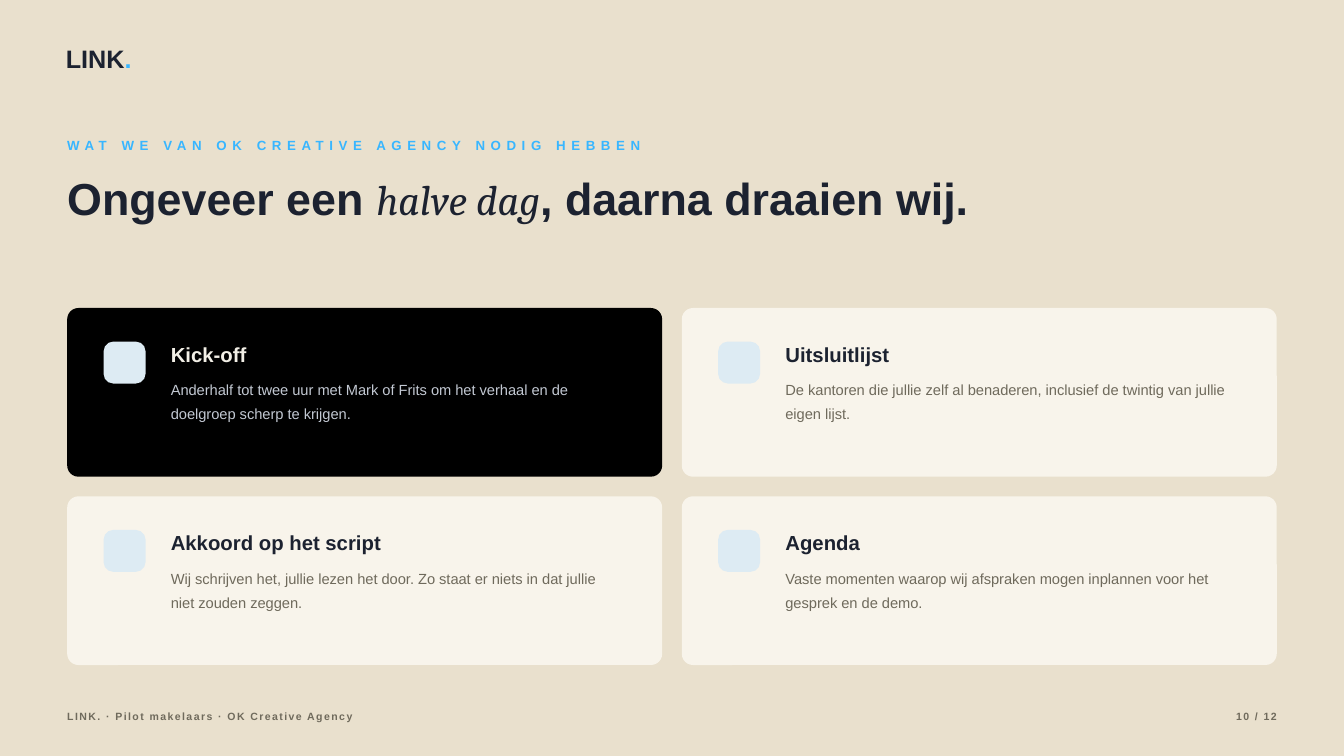
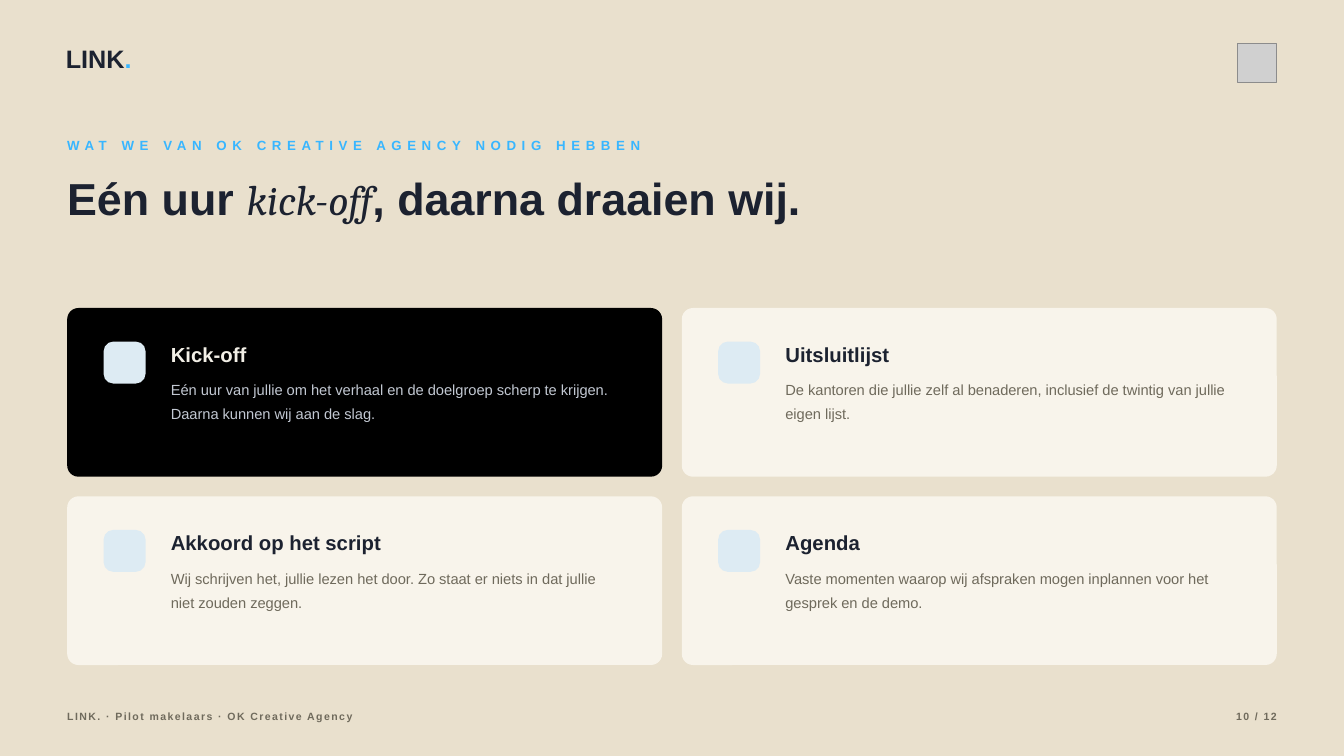
Before and after one commit to hens-lang/Test, a slide deck: slide 10 of output/LINK. pilotvoorstel OK Creative Agency.pptx. Drawn at 1344x756 pixels with LibreOffice and Linux fonts; fonts in the diff are those of the drawing; grey boxes stand for pictures; background and template pictures are left out. Boxes give left, top, right and bottom in pixels: in the first picture for what was removed or moved away, otherwise in the second. Text is boxed around its words. In the diff, an @@ line names an element or a change of style, - is before the commit and + after.

```diff
--- a/output/LINK. pilotvoorstel OK Creative Agency.pptx
+++ b/output/LINK. pilotvoorstel OK Creative Agency.pptx
@@ picture added at (1238, 43, 1277, 83) @@
@@ text at (67, 182, 800, 224): text changed @@
-Ongeveer een halve dag, daarna draaien wij.
+Eén uur kick-off, daarna draaien wij.
@@ text at (171, 384, 608, 422): text changed @@
-Anderhalf tot twee uur met Mark of Frits om het verhaal en de doelgroep scherp te krijgen.
+Eén uur van jullie om het verhaal en de doelgroep scherp te krijgen. Daarna kunnen wij aan de slag.
```
Also in this commit, not shown: 11 other slides changed, 18 other files.
